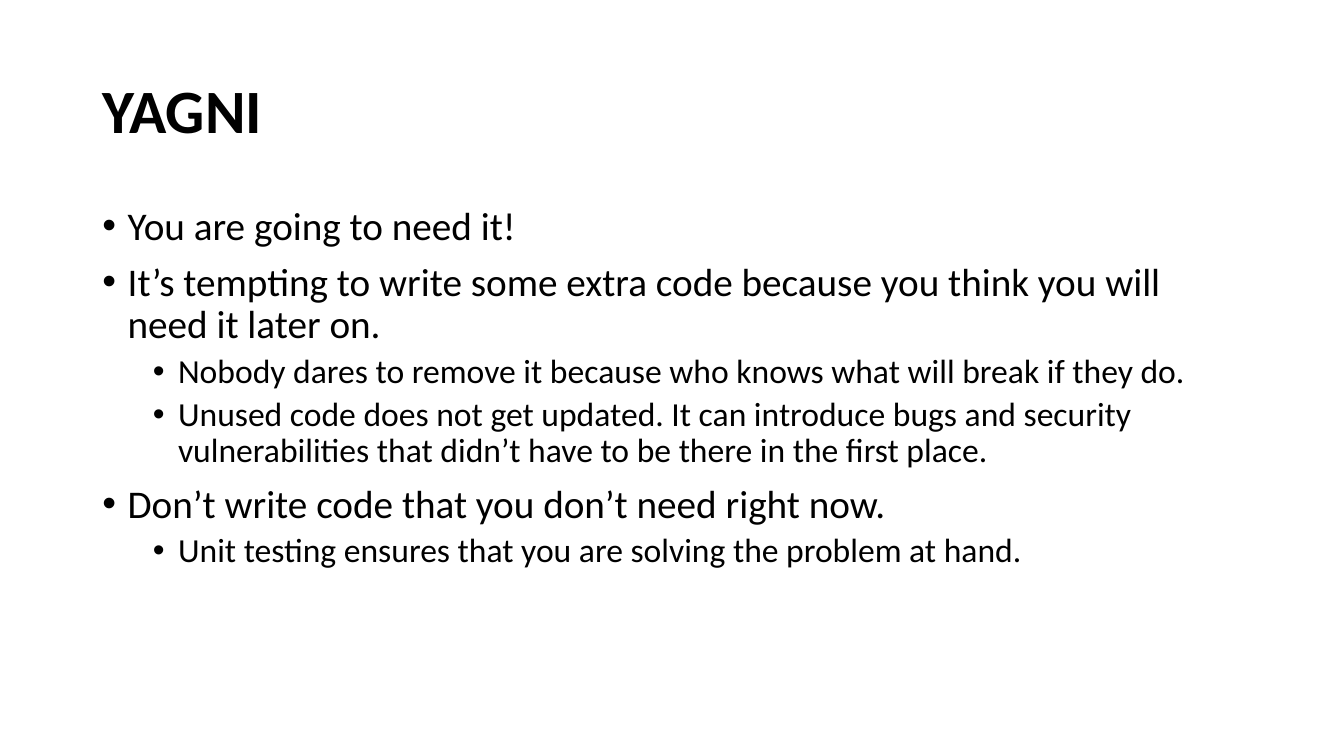
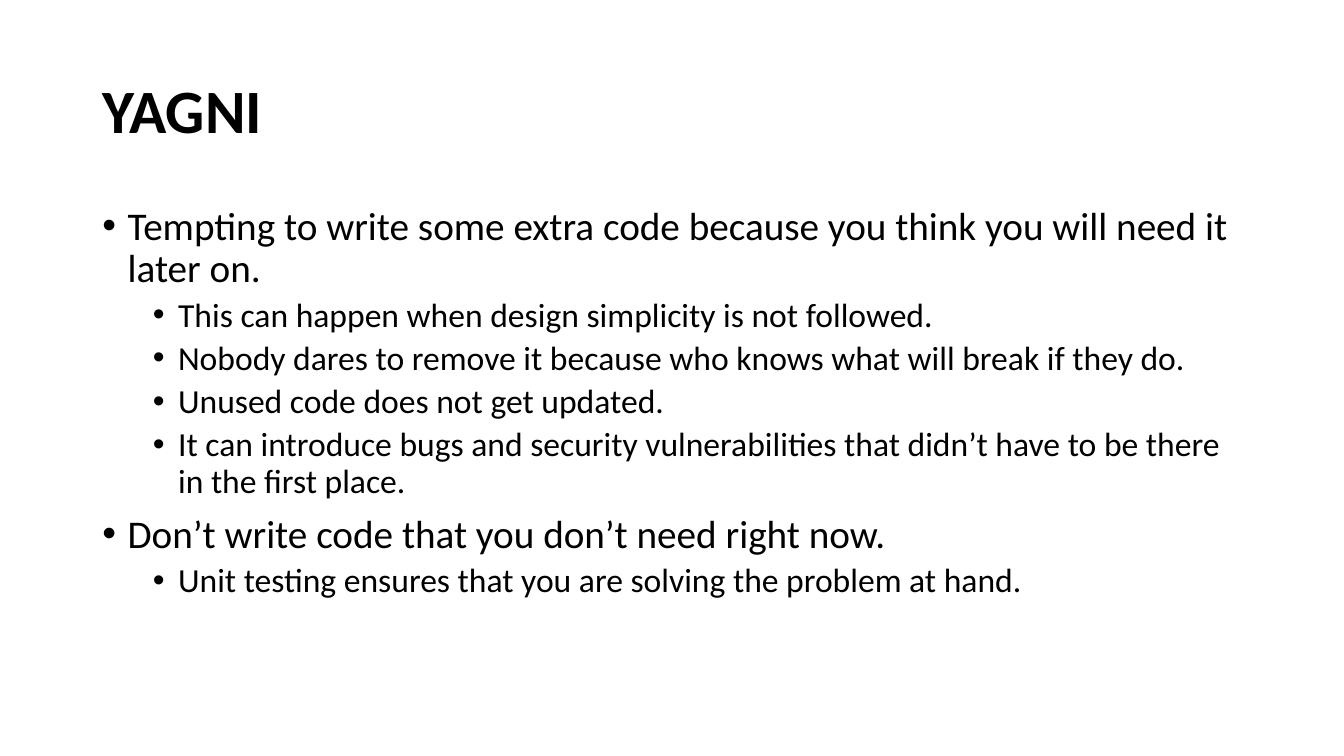
Before and after one commit to cebartling/test-driven, a slide deck: slide 11 of presentations/Introduction to Test-Driven Development.pptx. Drawn at 1344x756 pixels with LibreOffice and Linux fonts; fonts in the diff are those of the drawing. Boxes give left, top, right and bottom in pixels: in the first picture for what was removed or moved away, otherwise in the second. Text is boxed around its words. In the diff, an @@ line names an element or a change of style, - is before the commit and + after.

```diff
--- a/presentations/Introduction to Test-Driven Development.pptx
+++ b/presentations/Introduction to Test-Driven Development.pptx
@@ text at [128, 212, 1227, 333]: text changed @@
-• You are going to need it!
-• It’s tempting to write some extra code because you think you will need it later on.
+• Tempting to write some extra code because you think you will need it later on.
+  • This can happen when design simplicity is not followed.
@@ text at [178, 389, 1220, 499]: text changed @@
-  • Unused code does not get updated. It can introduce bugs and security vulnerabilities that didn’t have to be there in the first place.
+  • Unused code does not get updated.
+  • It can introduce bugs and security vulnerabilities that didn’t have to be there in the first place.
```
Also in this commit, not shown: 10 other slides changed, 1 slide added, 2 slides removed.
